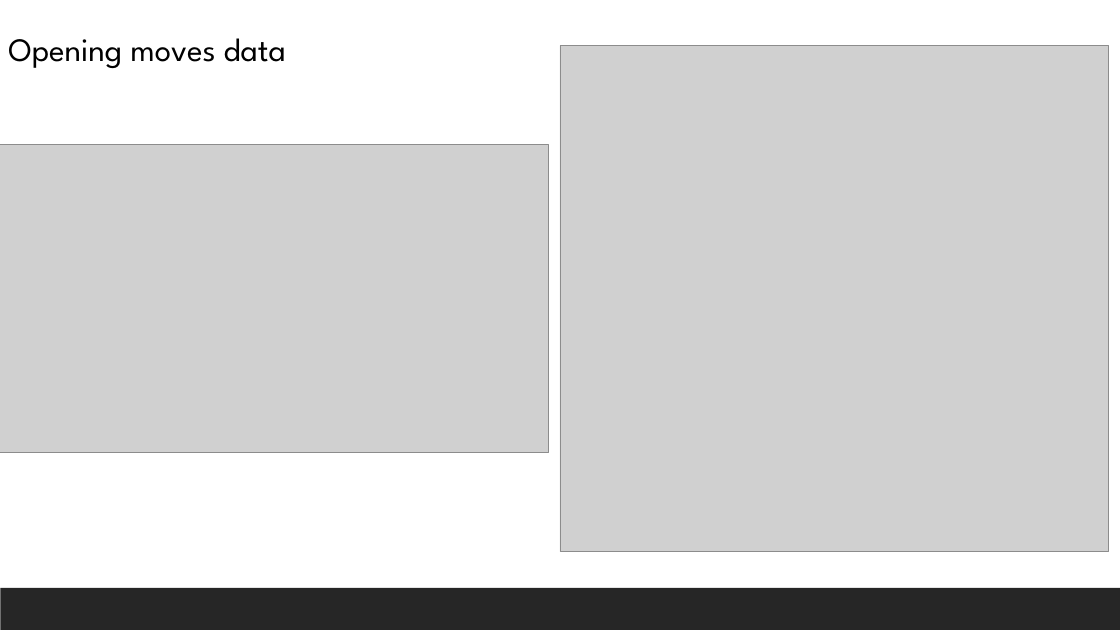
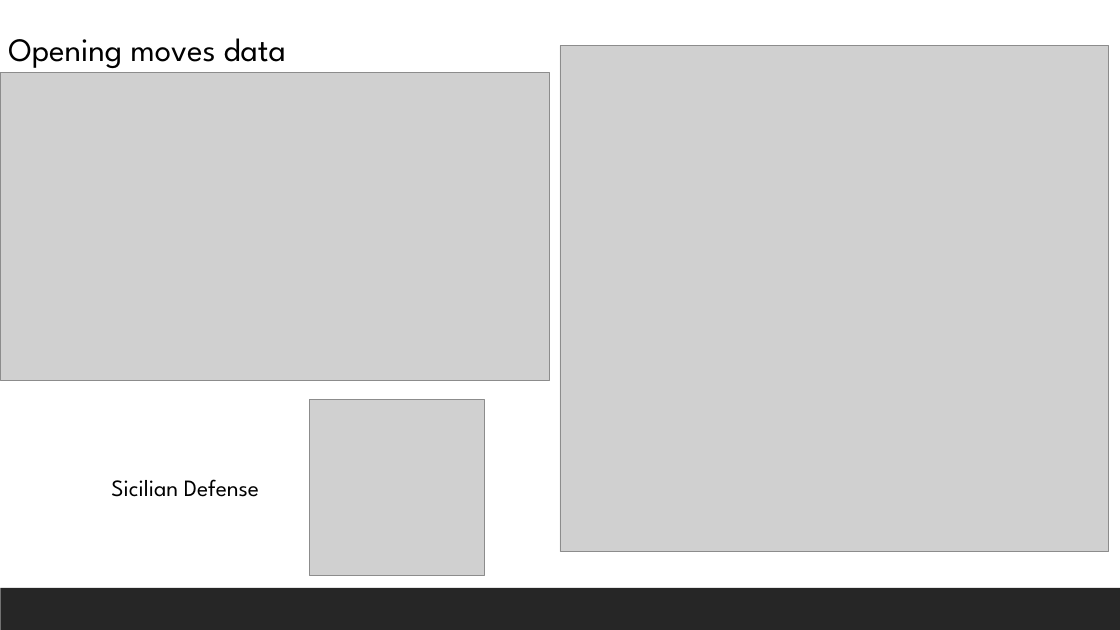
Before and after one commit to salemeid/Tuwaiq-DS-my-project, a slide deck: slide 9 of My_presentation_chess.pptx. Drawn at 1120x630 pixels with LibreOffice and Linux fonts; fonts in the diff are those of the drawing; grey boxes stand for pictures. Boxes give left, top, right and bottom in pixels: in the first picture for what was removed or moved away, otherwise in the second. Text is boxed around its words. In the diff, an @@ line names an element or a change of style, - is before the commit and + after.

```diff
--- a/My_presentation_chess.pptx
+++ b/My_presentation_chess.pptx
@@ picture: place and size @@
-picture at [0, 145, 549, 452]
+picture at [0, 73, 549, 381]
@@ picture added at [309, 399, 484, 576] @@
@@ text added at [111, 479, 259, 497], 20 pt, text #000000 @@
+Sicilian Defense
```
Also in this commit, not shown: 1 slide added, 2 other files.
